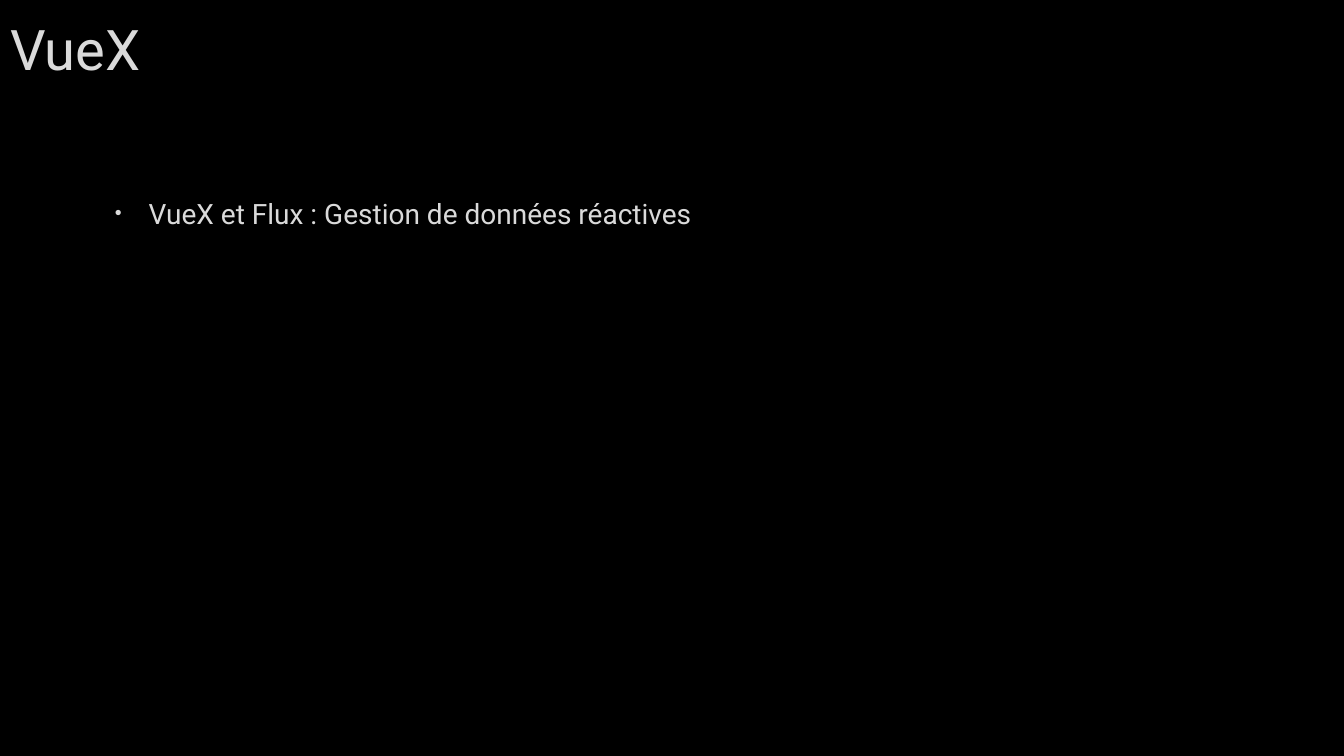
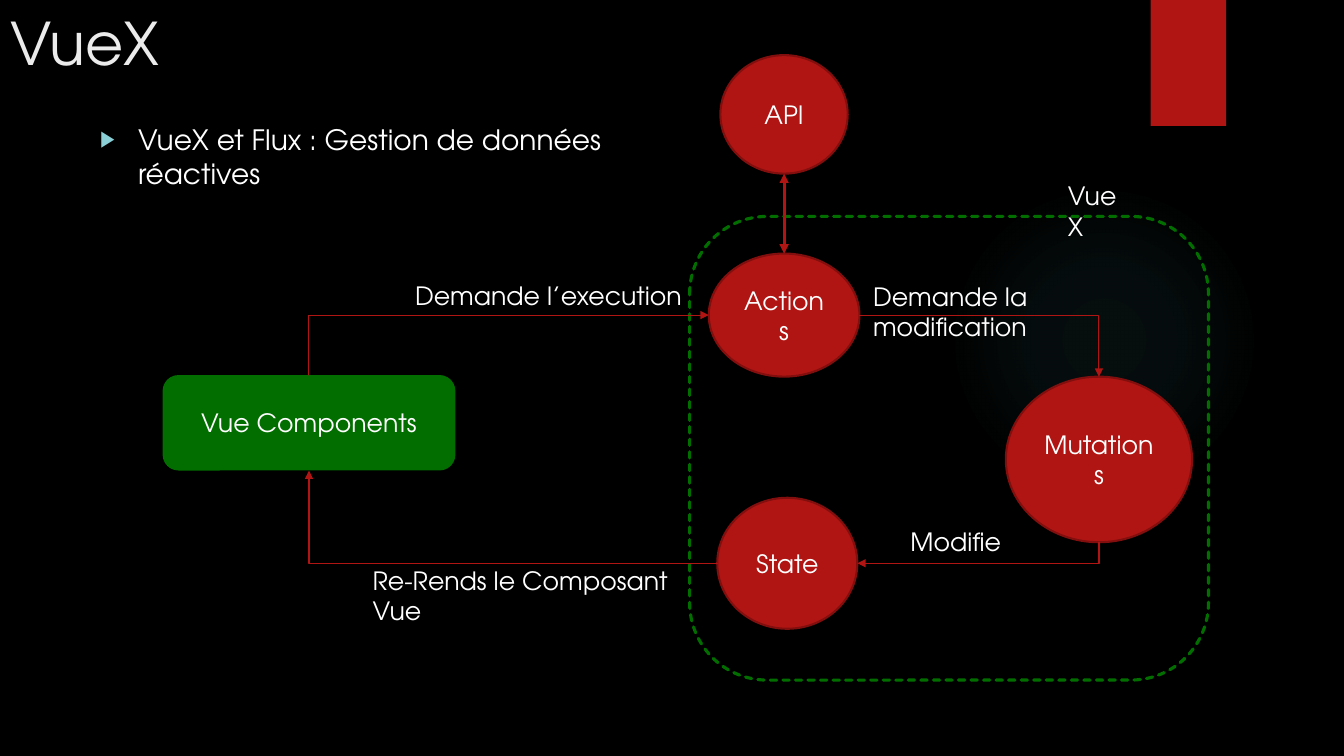
Before and after one commit to mbonjour/Shoot4Stats, a slide deck: slide 5 of Documentation/Défense/Shoot4stats.pptx (slide 4 before the commit). Drawn at 1344x756 pixels with LibreOffice and Linux fonts; fonts in the diff are those of the drawing; background and template pictures are left out. Boxes give left, top, right and bottom in pixels: in the first picture for what was removed or moved away, otherwise in the second. Text is boxed around its words. In the diff, an @@ line names an element or a change of style, - is before the commit and + after.

```diff
--- a/Documentation/Défense/Shoot4stats.pptx
+++ b/Documentation/Défense/Shoot4stats.pptx
@@ title "VueX" at bbox=[10, 21, 159, 66]: size 40 to 42 pt, font Roboto to TeX Gyre Adventor, text colour #DADADA to #EBEBEB, letter outline #404040 0.75 pt to none; vertical alignment middle to top @@
@@ rectangle added at bbox=[1150, 0, 1226, 126], fill #B01513 @@
@@ ellipse added at bbox=[721, 55, 848, 174], fill #B01513, outline #82100E 1.5 pt, 18 pt, text #FFFFFF @@
+API
@@ text "VueX et Flux : Gestion ...": place and size @@
-text "VueX et Flux : Gestion ..." at bbox=[149, 203, 691, 225]
+text "VueX et Flux : Gestion ..." at bbox=[138, 128, 601, 185]
@@ text "VueX et Flux : Gestion ..." at bbox=[138, 128, 601, 185]: font Roboto to TeX Gyre Adventor, text colour #DADADA to #FFFFFF, letter outline #404040 0.75 pt to none; bullet • to ▶; bullet colour #DADADA to #8AD0D6 @@
@@ double arrow added from (784, 173) to (784, 254), #B01513 2.25 pt @@
@@ text added at bbox=[1059, 175, 1140, 216], 18 pt, text #FFFFFF @@
+VueX
@@ ellipse added at bbox=[949, 185, 1259, 495], fill gradient #50B9C1 @@
@@ rounded rectangle added at bbox=[690, 217, 1209, 681], outline #026E00 2.25 pt dashed @@
@@ ellipse added at bbox=[709, 254, 859, 377], fill #B01513, outline #82100E 1.5 pt, 18 pt, text #FFFFFF @@
+Actions
@@ text added at bbox=[415, 286, 682, 316], 18 pt, text #FFFFFF @@
+Demande l’execution
@@ text added at bbox=[873, 287, 1027, 337], 18 pt, text #FFFFFF @@
+Demande la modification
@@ elbow arrow added from (310, 375) to (709, 316), #B01513 0.75 pt @@
@@ elbow arrow added from (860, 316) to (1099, 377), #B01513 0.75 pt @@
@@ rounded rectangle added at bbox=[162, 375, 456, 471], fill #026E00, 18 pt, text #FFFFFF @@
+Vue Components
@@ ellipse added at bbox=[1006, 377, 1193, 542], fill #B01513, outline #82100E 1.5 pt, 18 pt, text #FFFFFF @@
+Mutations
@@ elbow arrow added from (718, 564) to (310, 471), #B01513 0.75 pt @@
@@ ellipse added at bbox=[718, 498, 858, 629], fill #B01513, outline #82100E 1.5 pt, 18 pt, text #FFFFFF @@
+State
@@ text added at bbox=[910, 532, 1001, 552], 18 pt, text #FFFFFF @@
+Modifie
@@ elbow arrow added from (1099, 542) to (858, 564), #B01513 0.75 pt @@
@@ text added at bbox=[373, 571, 668, 621], 18 pt, text #FFFFFF @@
+Re-Rends le Composant Vue
```
Also in this commit, not shown: 9 other slides changed, 3 slides added, 1 slide removed.
